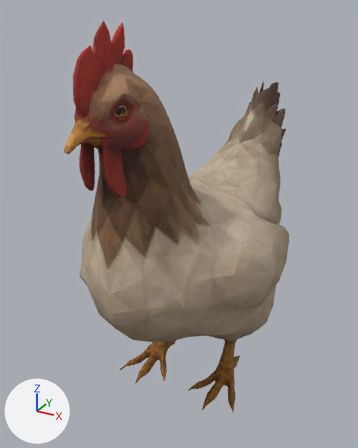
One commit to the glTF model viewer/public/buildings/Chicken.glb: the scene before it, then after it.
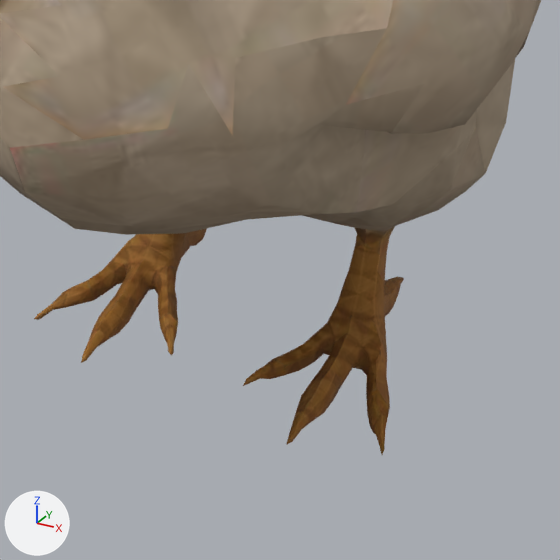
There are two pictures of each version: one whole from a 50 mm camera at (0.523, -0.981, 0.961) aimed at (-0.049, 0.059, 0.441), one close up on the part from 30% to 81% of the width and 59% to 100% of the height. Every picture has the same lights, and +X, +Y and +Z are marked at lower left. The older version's two pictures come first. The close-ups show mesh edges as thin lines.

Objects in the first close-up: 'Chicken'.
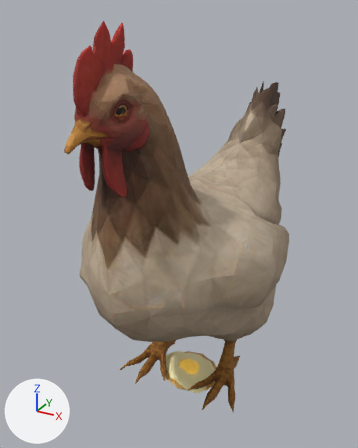
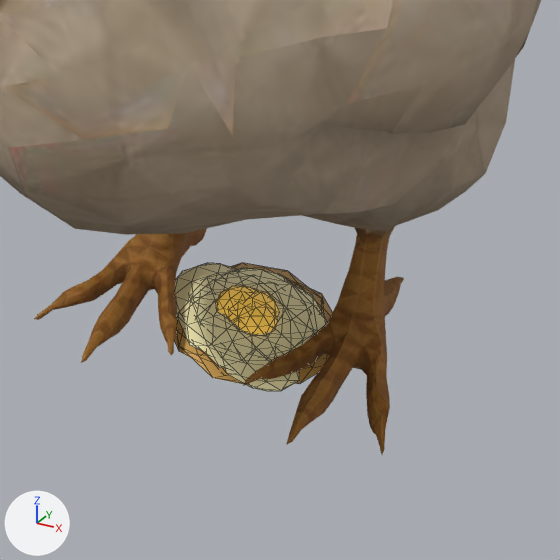
The change, as a diff of the scene's bpy script:
```diff
--- a/viewer/public/buildings/Chicken.glb.py
+++ b/viewer/public/buildings/Chicken.glb.py
@@ mat_omeletyolk @@
+mat_omeletyolk = principled_material('OmeletYolk')
+mat_omeletyolk.base_color = (0.96, 0.58, 0.08)  # yellow #fac850
+mat_omeletyolk.roughness = 0.38
+mat_omeletyolk.emission_color = (0.269, 0.162, 0.0224)  # yellow #8e7029
+mat_omeletyolk.emission_strength = 1.0
@@ mat_omeletedge @@
+mat_omeletedge = principled_material('OmeletEdge')
+mat_omeletedge.base_color = (0.7, 0.4, 0.1)  # orange #daaa59
+mat_omeletedge.roughness = 0.38
@@ mat_omeletwhite @@
+mat_omeletwhite = principled_material('OmeletWhite')
+mat_omeletwhite.base_color = (0.97, 0.88, 0.48)  # beige #fcf1b8
+mat_omeletwhite.roughness = 0.38
+mat_omeletwhite.emission_color = (0.0582, 0.0528, 0.0288)  # brown #44412f
+mat_omeletwhite.emission_strength = 1.0
@@ me_chickenomelet_3 @@
+me_chickenomelet_3.from_pydata(...)  # 168 vertices, 320 faces; spans x -0.093..0.076, y -0.083..0.083, z -0.012..0.025
+# faces by material slot: [160, 80, 80]
+me_chickenomelet_3.materials.append(mat_omeletwhite)  # beige #fcf1b8
+me_chickenomelet_3.materials.append(mat_omeletedge)  # orange #daaa59
+me_chickenomelet_3.materials.append(mat_omeletyolk)  # yellow #fac850, glowing yellow #8e7029
@@ me_chickenomelet_2 @@
+me_chickenomelet_2.from_pydata(...)  # 168 vertices, 320 faces; spans x -0.091..0.091, y -0.079..0.07, z -0.012..0.025
+# faces by material slot: [160, 80, 80]
+me_chickenomelet_2.materials.append(mat_omeletwhite)  # beige #fcf1b8
+me_chickenomelet_2.materials.append(mat_omeletedge)  # orange #daaa59
+me_chickenomelet_2.materials.append(mat_omeletyolk)  # yellow #fac850, glowing yellow #8e7029
@@ me_chickenomelet_1 @@
+me_chickenomelet_1.from_pydata(...)  # 126 vertices, 240 faces; spans x -0.082..0.082, y -0.075..0.075, z -0.012..0.025
+# faces by material slot: [80, 80, 80]
+me_chickenomelet_1.materials.append(mat_omeletwhite)  # beige #fcf1b8
+me_chickenomelet_1.materials.append(mat_omeletedge)  # orange #daaa59
+me_chickenomelet_1.materials.append(mat_omeletyolk)  # yellow #fac850, glowing yellow #8e7029
@@ ob_chickenomelet_3 @@
+ob_chickenomelet_3 = bpy.data.objects.new('ChickenOmelet_3', me_chickenomelet_3)
+ob_chickenomelet_3.location = (0.0, 0.04, 0.0)
@@ ob_chickenomelet_2 @@
+ob_chickenomelet_2 = bpy.data.objects.new('ChickenOmelet_2', me_chickenomelet_2)
+ob_chickenomelet_2.location = (0.0, 0.04, 0.0)
@@ ob_chickenomelet_1 @@
+ob_chickenomelet_1 = bpy.data.objects.new('ChickenOmelet_1', me_chickenomelet_1)
+ob_chickenomelet_1.location = (0.0, 0.04, 0.0)
```

Boxes (x1, y1, x2, y2) around the edits, measured in the close-ups (560 x 560 px):
'ChickenOmelet_3', added: after (175, 263, 307, 384)
    faces in mat_omeletwhite (beige #fcf1b8): (175, 263, 295, 368)
    faces in mat_omeletedge (orange #daaa59): (190, 263, 307, 384)
    faces in mat_omeletyolk (yellow #fac850, glowing yellow #8e7029): (216, 286, 257, 317)
'ChickenOmelet_1', added: after (175, 283, 332, 358)
    faces in mat_omeletwhite (beige #fcf1b8): (177, 283, 327, 351)
    faces in mat_omeletyolk (yellow #fac850, glowing yellow #8e7029): (228, 290, 279, 324)
    faces in mat_omeletedge (orange #daaa59): (175, 285, 332, 358)
'ChickenOmelet_2', added: after (198, 268, 329, 391)
    faces in mat_omeletwhite (beige #fcf1b8): (198, 271, 315, 391)
    faces in mat_omeletyolk (yellow #fac850, glowing yellow #8e7029): (237, 304, 277, 334)
    faces in mat_omeletedge (orange #daaa59): (235, 268, 329, 384)
